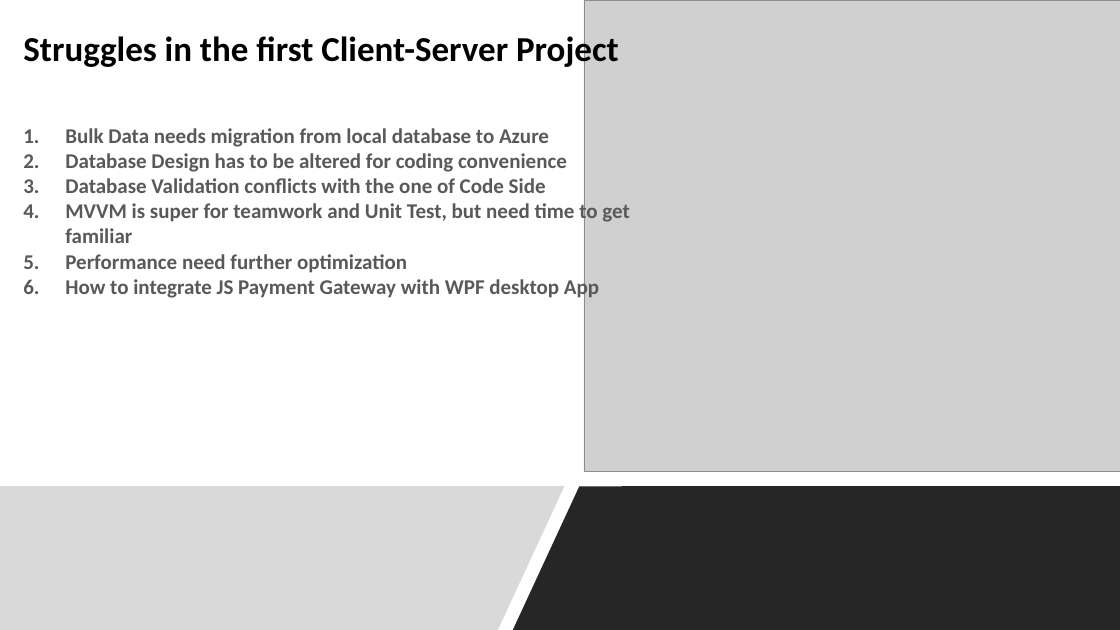
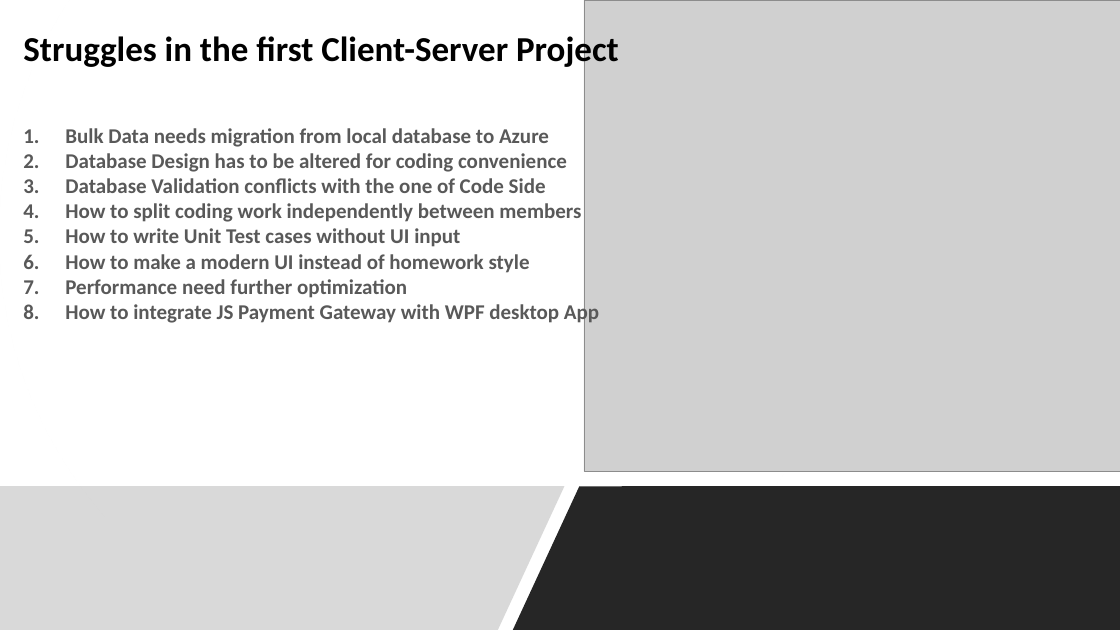
Before and after one commit to philiphyw/IPD24LanguageSchool, a slide deck: slide 4 of doc/YZY Language School Final Report.pptx. Drawn at 1120x630 pixels with LibreOffice and Linux fonts; fonts in the diff are those of the drawing; grey boxes stand for pictures. Boxes give left, top, right and bottom in pixels: in the first picture for what was removed or moved away, otherwise in the second. Text is boxed around its words. In the diff, an @@ line names an element or a change of style, - is before the commit and + after.

Commit message:
ppt- struggles 2

```diff
--- a/doc/YZY Language School Final Report.pptx
+++ b/doc/YZY Language School Final Report.pptx
@@ text at (65,203,581,273): text changed @@
-4. MVVM is super for teamwork and Unit Test, but need time to get familiar
+4. How to split coding work independently between members
+5. How to write Unit Test cases without UI input
+6. How to make a modern UI instead of homework style
```
